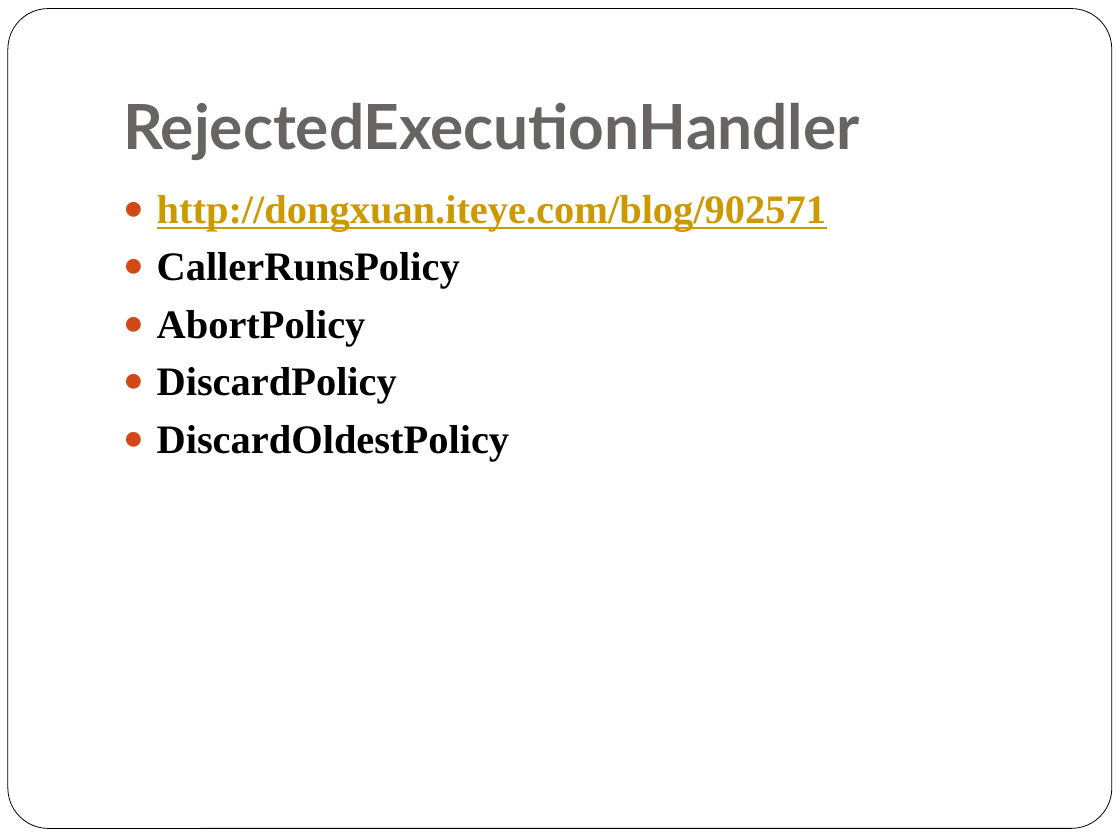
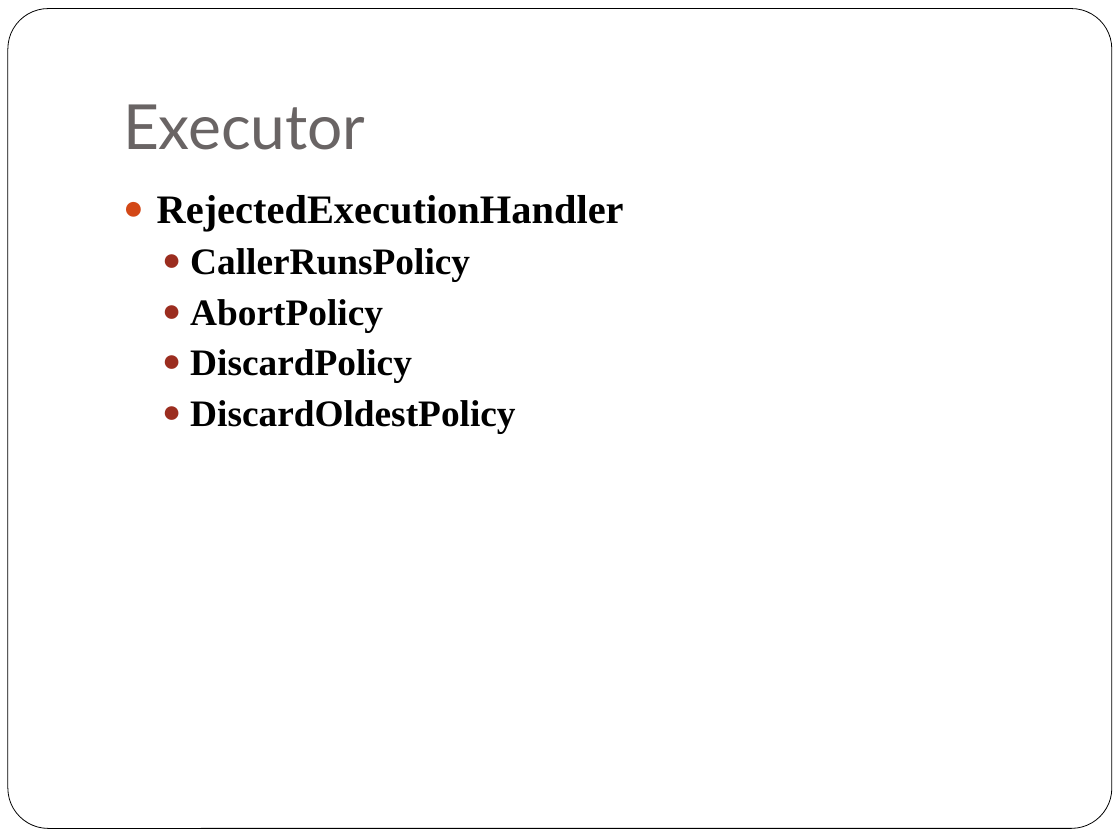
Before and after one commit to NickyQian/Practice, a slide deck: slide 27 of Document/Java Concurrency.pptx (slide 23 before the commit). Drawn at 1120x840 pixels with LibreOffice and Linux fonts; fonts in the diff are those of the drawing. Boxes give left, top, right and bottom in pixels: in the first picture for what was removed or moved away, otherwise in the second. Text is boxed around its words. In the diff, an @@ line names an element or a change of style, - is before the commit and + after.

```diff
--- a/Document/Java Concurrency.pptx
+++ b/Document/Java Concurrency.pptx
@@ title at bbox=[123, 104, 366, 150]: text changed; bold off @@
-RejectedExecutionHandler
+Executor
@@ text at bbox=[157, 195, 624, 231]: text changed; text colour #CC9900 to #000000 @@
-● http://dongxuan.iteye.com/blog/902571
+● RejectedExecutionHandler
@@ text at bbox=[190, 248, 515, 433]: size 26 to 24 pt in "CallerRunsPolicy", "AbortPolicy", "DiscardPolicy", "DiscardOldestPolicy"; list level 1 to 2 in "CallerRunsPolicy"; bullet colour #D34817 to #9B2D1F; list level 1 to 2 in "AbortPolicy"; list level 1 to 2 in "DiscardPolicy"; list level 1 to 2 in "DiscardOldestPolicy" @@
```
Also in this commit, not shown: 8 other slides changed, 11 slides added, 2 slides removed.
